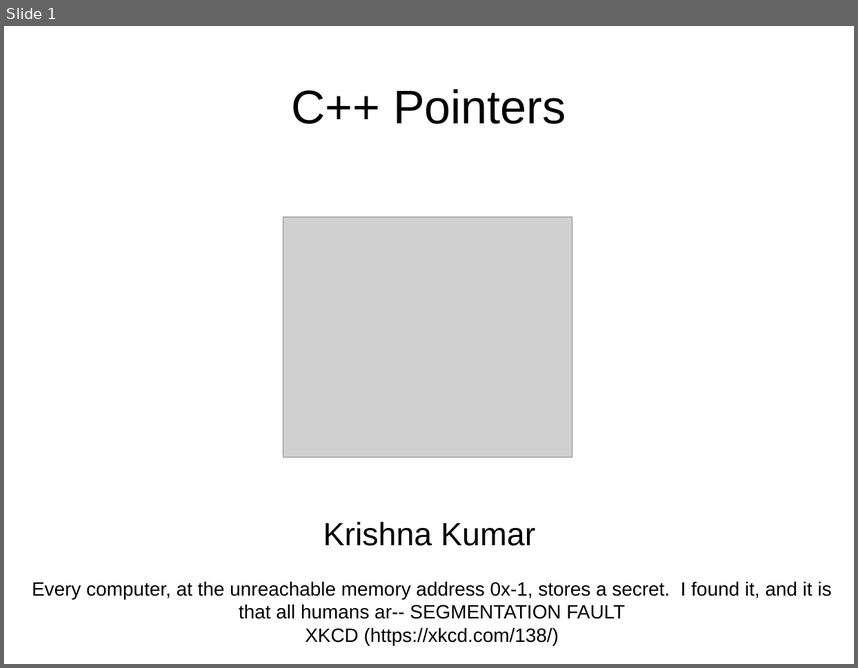
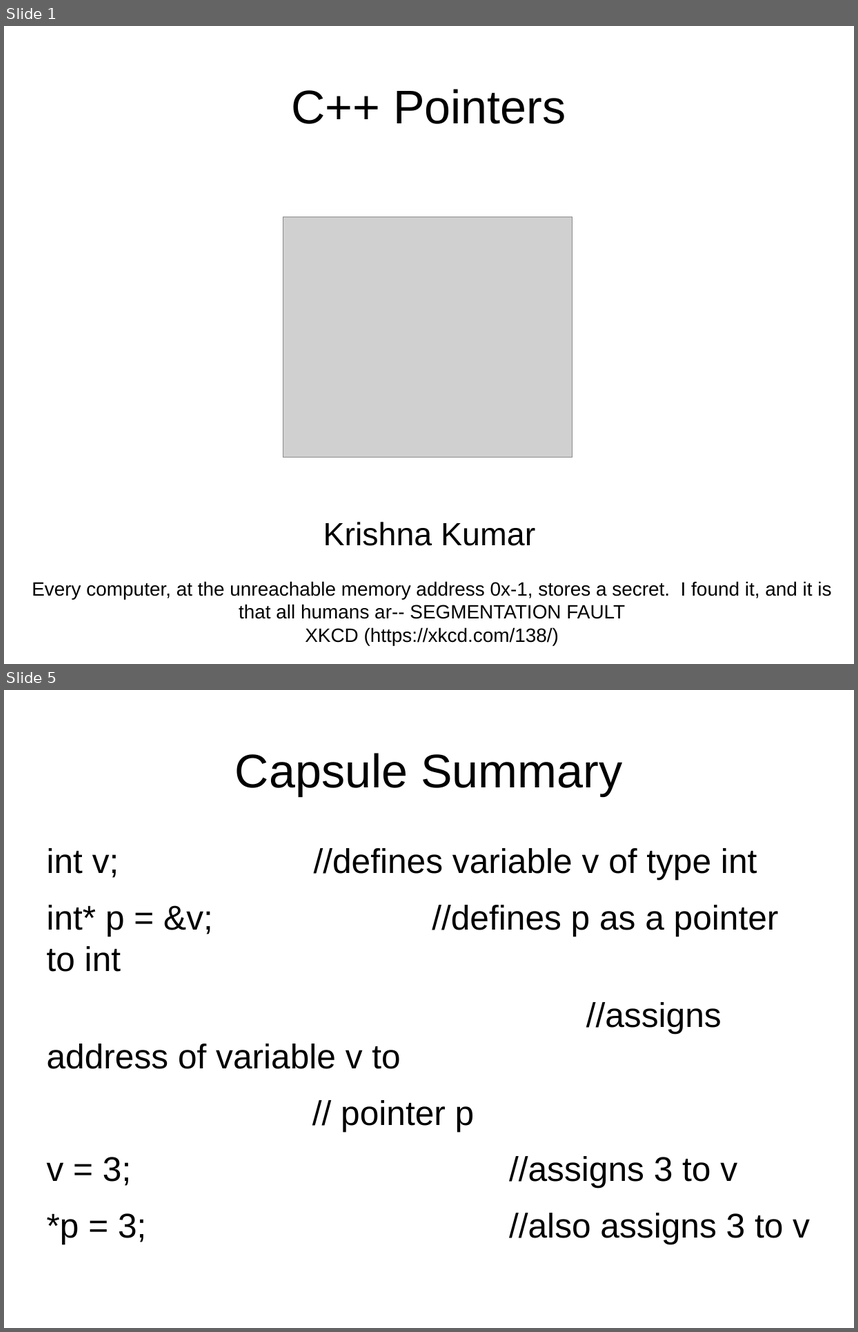
Before and after one commit to kks32/cpp-software-development, a slide deck: Ex6_Pointers/Ex6_Pointers.odp. Shown one above the other, each under a label of ours: slide 1 before the commit, slides 1 and 5 after it; the slides between them are not shown. The pictures are 858x668 and 858x1332 pixels, drawn with LibreOffice and Linux fonts; fonts in the diff are those of the drawing; grey boxes stand for pictures. Boxes give left, top, right and bottom in pixels: in the first picture for what was removed or moved away, otherwise in the second. Text is boxed around its words. In the diff, an @@ line names an element or a change of style, - is before the commit and + after.

Commit message:
Pointer Danger

```diff
--- a/Ex6_Pointers/Ex6_Pointers.odp
+++ b/Ex6_Pointers/Ex6_Pointers.odp
@@ slide 5 added at box(4, 690, 854, 1328), background #FFFFFF @@
@@ title added at box(235, 753, 622, 796), 44 pt, text #000000 @@
+Capsule Summary
@@ text added at box(47, 848, 810, 1243), 32 pt, text #000000 @@
+int v; //defines variable v of type int
+int* p = &v; //defines p as a pointer to int
+//assigns address of variable v to
+// pointer p
+v = 3; //assigns 3 to v
+*p = 3; //also assigns 3 to v
```
Also in this commit, not shown: 1 slide changed, 2 other slides added, 1 other file.
